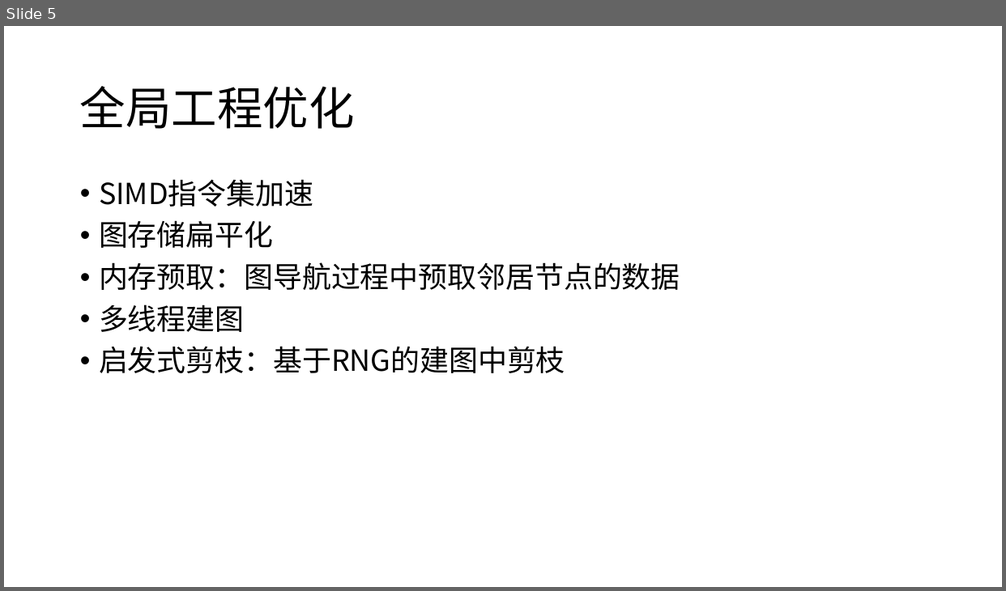
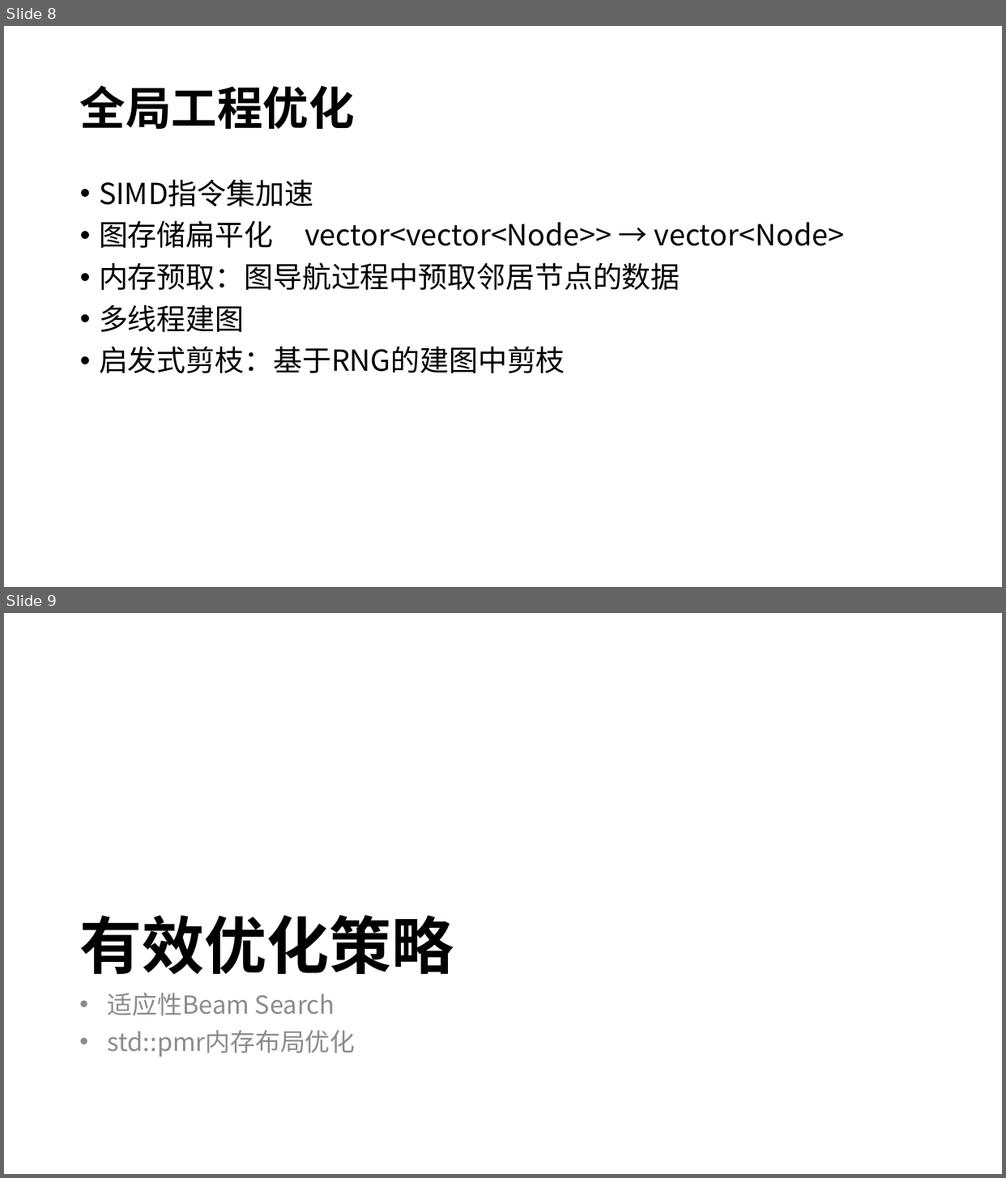
Before and after one commit to ray847/ANNS, a slide deck: doc/基于TunableHNSW的高性能向量搜索研究.pptx. Shown one above the other, each under a label of ours: slide 5 before the commit, slides 8 and 9 after it. The pictures are 1006x591 and 1006x1178 pixels, drawn with LibreOffice and Linux fonts; fonts in the diff are those of the drawing. Boxes give left, top, right and bottom in pixels: in the first picture for what was removed or moved away, otherwise in the second. Text is boxed around its words. In the diff, an @@ line names an element or a change of style, - is before the commit and + after.

```diff
--- a/doc/基于TunableHNSW的高性能向量搜索研究.pptx
+++ b/doc/基于TunableHNSW的高性能向量搜索研究.pptx
@@ slide 9 added at box(4, 613, 1002, 1174), background #FFFFFF @@
@@ title added at box(79, 915, 454, 974), 60 pt, text #000000, bold @@
+有效优化策略
@@ text added at box(108, 993, 334, 1016), 24 pt, text #8C8C8C @@
+• 适应性Beam Search
@@ text added at box(108, 1030, 355, 1057), 24 pt, text #8C8C8C @@
+• std::pmr内存布局优化
@@ what was slide 5 is now slide 8 @@
@@ slide 8 changed as well @@
@@ title "全局工程优化" at box(80, 85, 355, 129): bold on @@
@@ text at box(99, 220, 845, 248): text changed @@
-• 图存储扁平化
+• 图存储扁平化 vector<vector<Node>> → vector<Node>
```
Also in this commit, not shown: 10 other slides changed, 5 other slides added, 11 other files.
